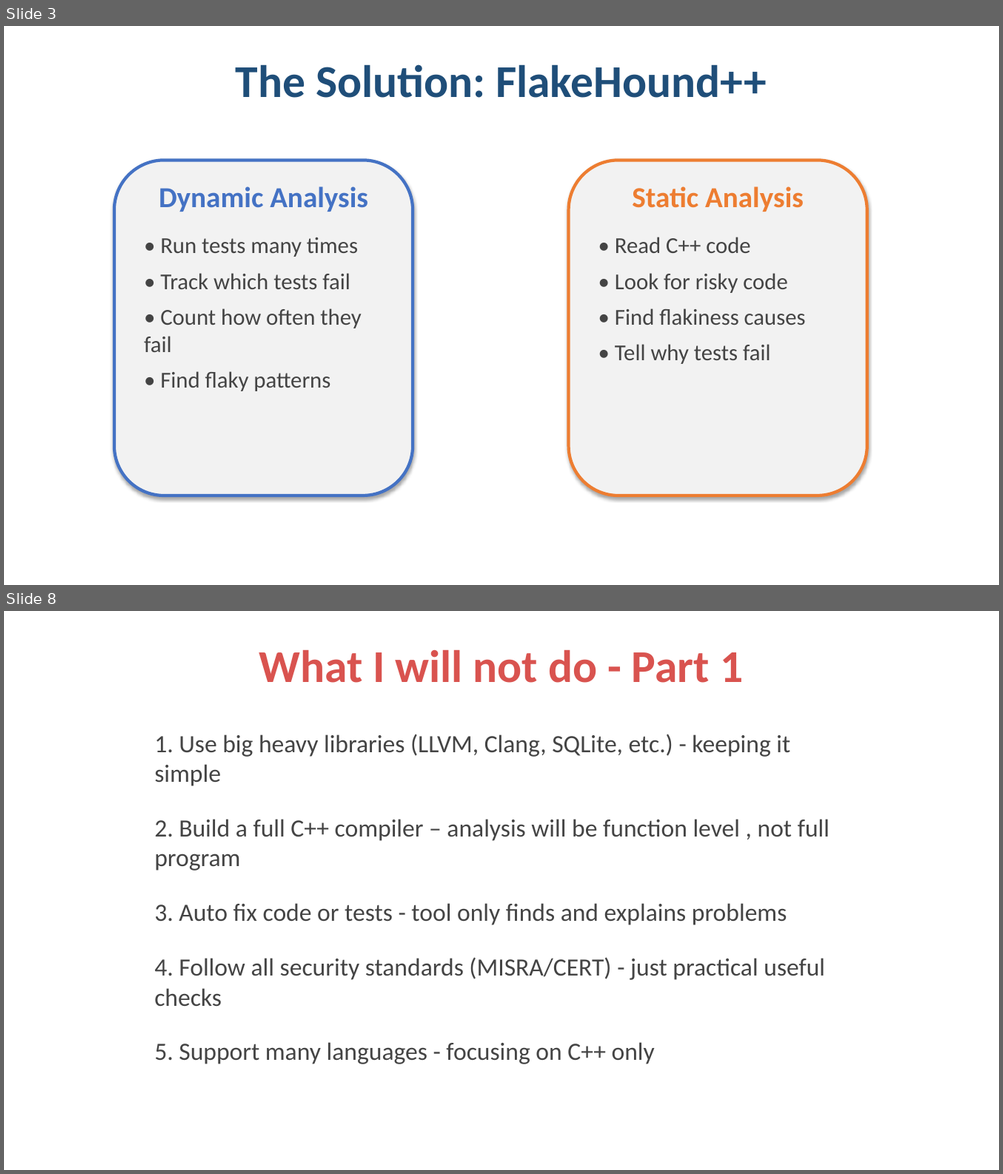
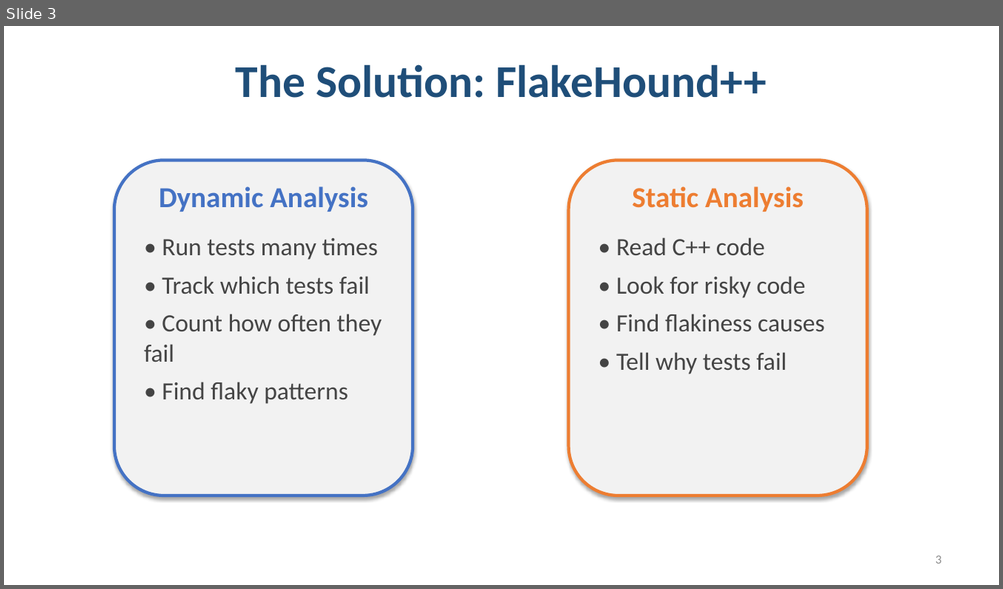
Before and after one commit to UniqueSwagger/FlakeHound-, a slide deck: FlakeHound_Presentation_Final.pptx. Shown one above the other, each under a label of ours: slides 3 and 8 before the commit, slide 3 after it; the slides between them are not shown. The pictures are 1003x1174 and 1003x589 pixels, drawn with LibreOffice and Linux fonts; fonts in the diff are those of the drawing. Boxes give left, top, right and bottom in pixels: in the first picture for what was removed or moved away, otherwise in the second. Text is boxed around its words. In the diff, an @@ line names an element or a change of style, - is before the commit and + after.

```diff
--- a/FlakeHound_Presentation_Final.pptx
+++ b/FlakeHound_Presentation_Final.pptx
@@ slide 8 removed at bbox=[4, 611, 999, 1170], background #FFFFFF @@
@@ text removed at bbox=[259, 650, 743, 683] @@
-What I will not do - Part 1
@@ text removed at bbox=[154, 734, 829, 1065] @@
-1. Use big heavy libraries (LLVM, Clang, SQLite, etc.) - keeping it simple
-2. Build a full C++ compiler – analysis will be function level , not full program
-3. Auto fix code or tests - tool only finds and explains problems
-4. Follow all security standards (MISRA/CERT) - just practical useful checks
-5. Support many languages - focusing on C++ only
@@ slide 3 changed as well @@
@@ text "• Run tests many times" at bbox=[144, 238, 382, 404]: size 22 to 24 pt @@
@@ text "• Read C++ code" at bbox=[616, 238, 825, 375]: size 22 to 24 pt @@
@@ page number added at bbox=[935, 556, 941, 564], 12 pt, text #8C8C8C @@
+3
```
Also in this commit, not shown: 6 other slides changed, 3 slides added, 5 other slides removed, 8 other files.
